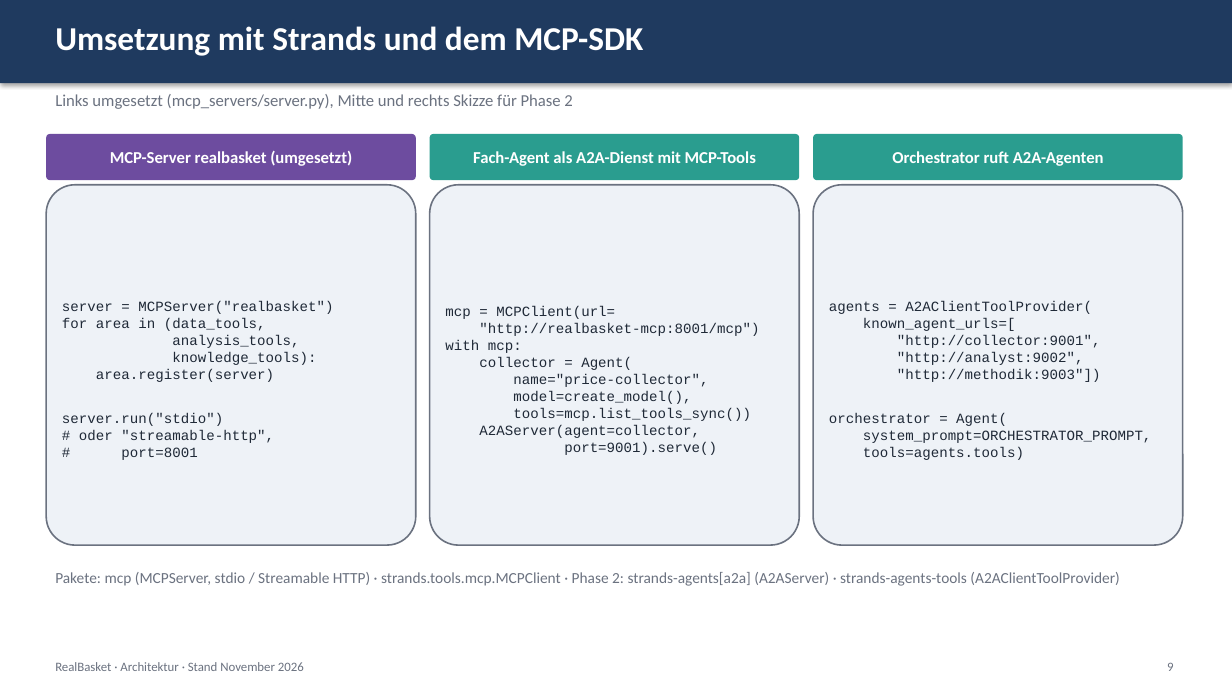
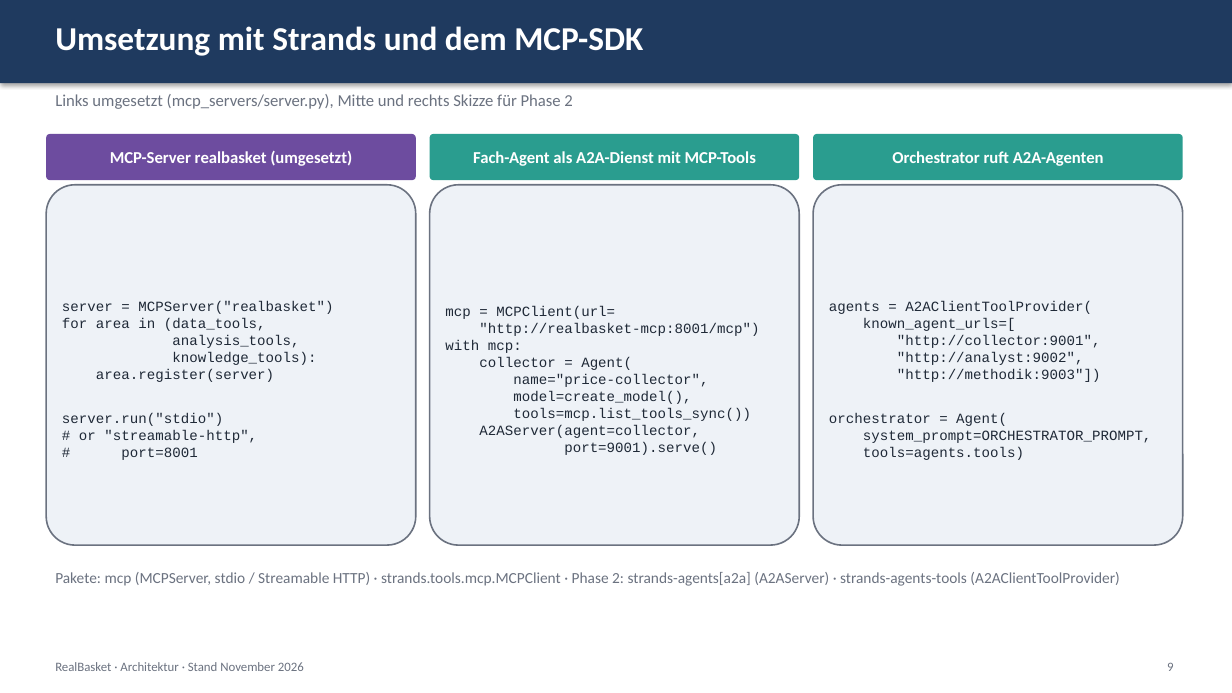
Before and after one commit to ValentinIliu1212/real-basket, a slide deck: slide 9 of docs/architecture/RealBasket_Architektur_Vorschlag_MCP_A2A.pptx. Drawn at 1232x693 pixels with LibreOffice and Linux fonts; fonts in the diff are those of the drawing. Boxes give left, top, right and bottom in pixels: in the first picture for what was removed or moved away, otherwise in the second. Text is boxed around its words. In the diff, an @@ line names an element or a change of style, - is before the commit and + after.

Commit message:
Architecture decks in English in addition to German
build_decks.py builds both languages; English texts in docs/architecture/texts_en.py, build stops on untranslated text; README updated

```diff
--- a/docs/architecture/RealBasket_Architektur_Vorschlag_MCP_A2A.pptx
+++ b/docs/architecture/RealBasket_Architektur_Vorschlag_MCP_A2A.pptx
@@ text in rounded rectangle at (79,430,257,443): text changed @@
-# oder "streamable-http",
+# or "streamable-http",
```
Also in this commit, not shown: 6 other files.
